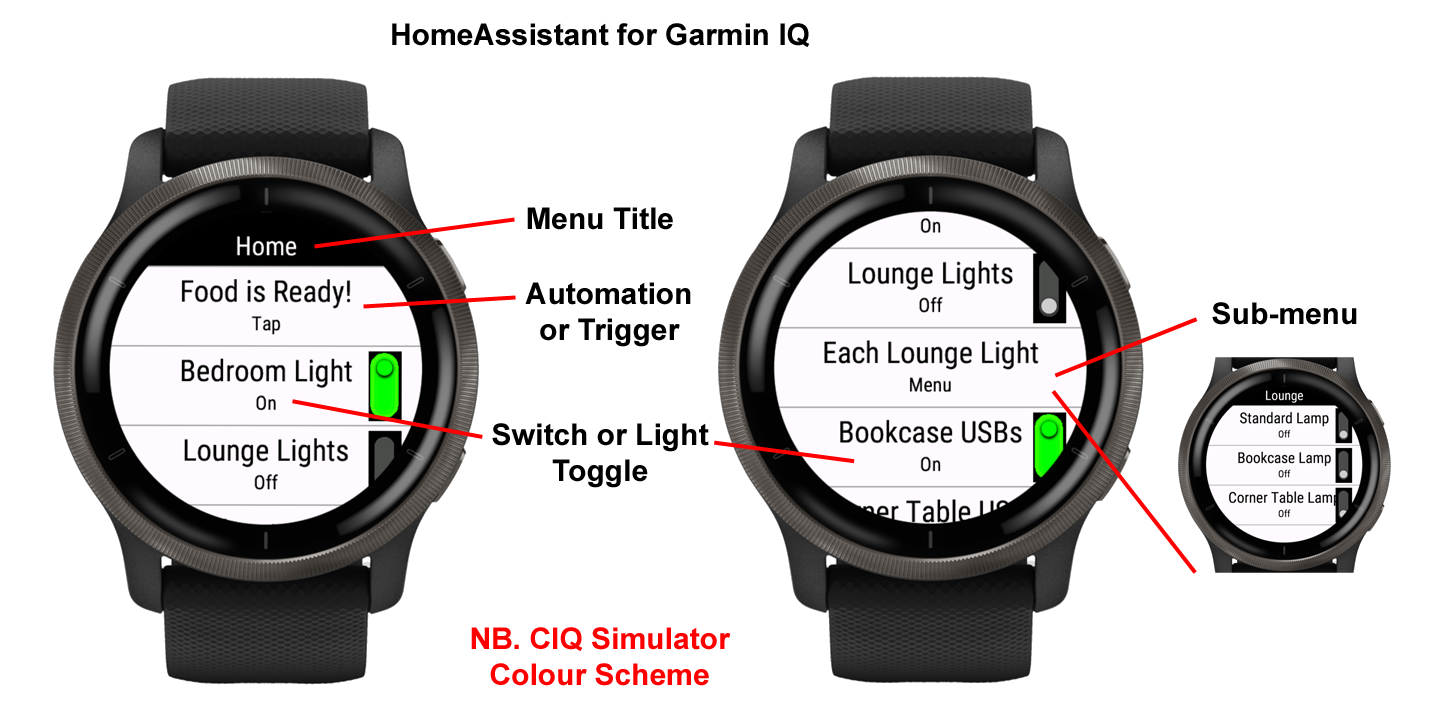
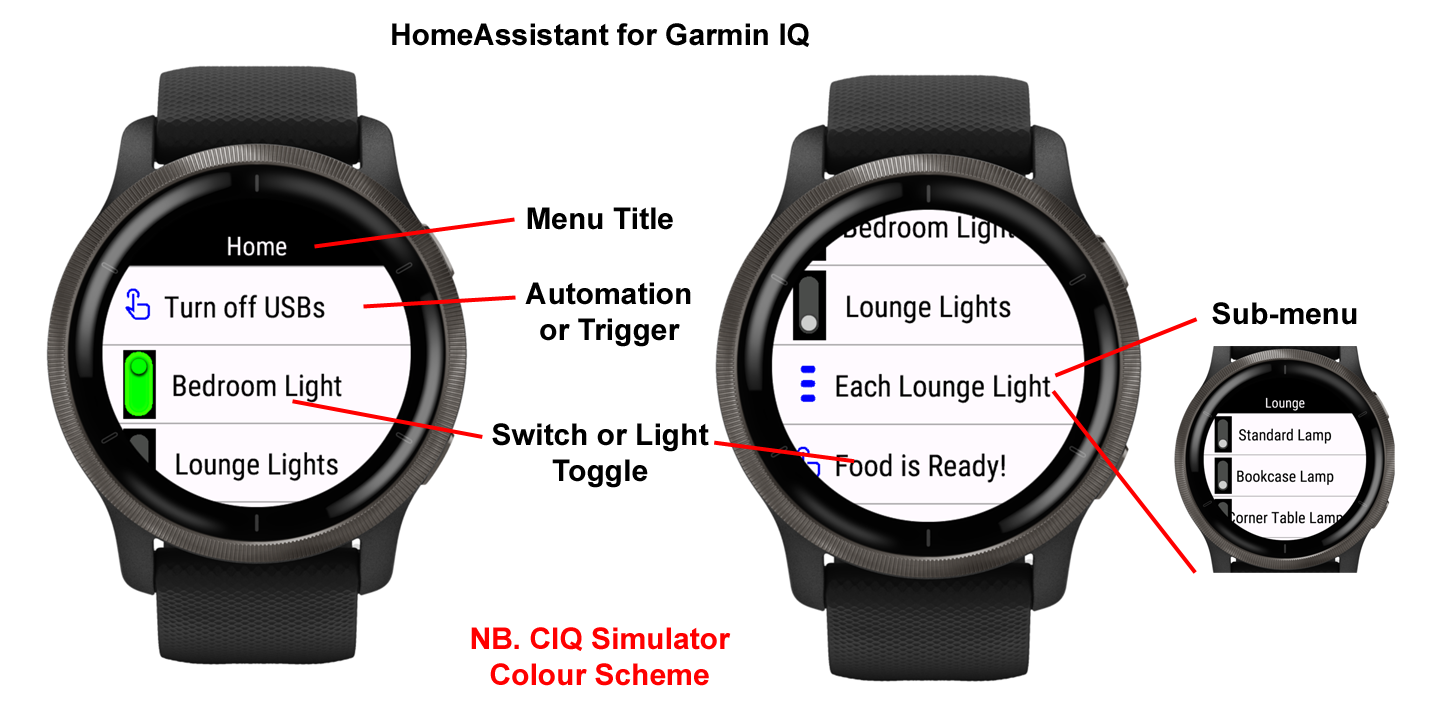
Two versions of the same layered image (1440 x 720). Layer-by-layer changes:
renamed "Layer 4" to "4", painted on it over [left=1174, top=346, right=1395, bottom=573]
moved "Layer 2" above "3", painted on it over [left=46, top=65, right=479, bottom=685]
renamed "Layer 3" to "3", painted on it over [left=715, top=74, right=1144, bottom=683]
